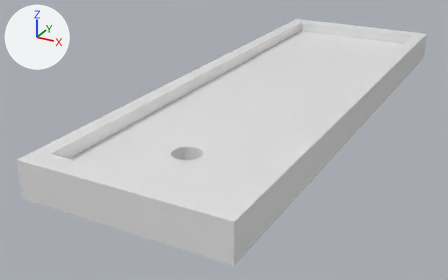
A saved change to the Blender file Mini-Golf/Assets/Blend Files/Golf Course 1.blend.
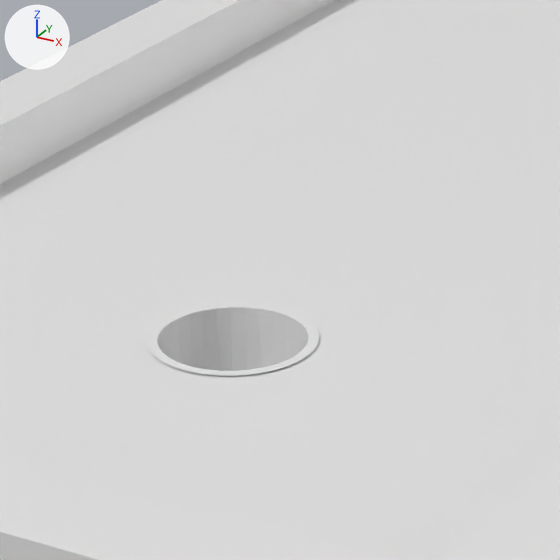
Each version appears first whole from a camera (50 mm lens) standing at (9.4, -14.6, 8.5) and looking at (-1.6, 5.3, -1.5), and next in a close-up on the part from 31% to 57% of the width and 29% to 72% of the height. Lighting does not change. The marker at upper left points along +X, +Y and +Z.

The first close-up shows 'Platform', 'True Hole', 'Wall'.
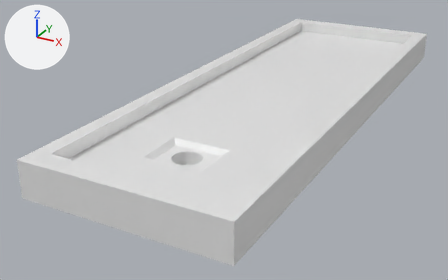
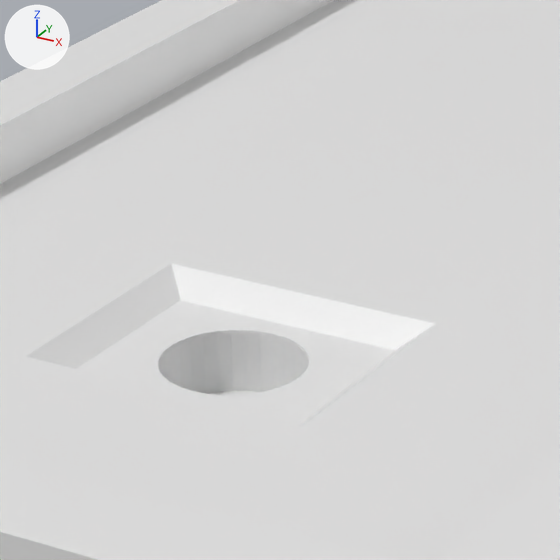
The change, as JSON lines over the scene's bpy script:
```json
{"block": "me_cube", "where": "me_cube.from_pydata(...)  # 32 vertices, 22 faces; spans x -1.0..1.0, y -1.0..4.86, z -1.0..1.0"}
{"block": "me_cube", "where": "# used by ob_platform; location = (0.0, 0.0, 0.0); scale = (3.5, 3.5, 0.4)"}
{"block": "me_cube", "where": "# verts and faces of me_cube; kept vertices keep their numbers, new ones are numbered from 32"}
{"block": "me_cube", "where": "# before: 28 (-0.84, -0.78, 1.0), 29 (-0.84, 4.64, 1.0), 30 (0.84, -0.78, 1.0), 31 (0.84, 4.64, 1.0)"}
{"block": "me_cube", "change": "me_cube part 1"}
{"op": "add", "block": "me_cube", "code": "delete_faces([(28, 30, 31, 29)])"}
{"op": "add", "block": "me_cube", "code": "verts[32] = (-0.3, 4.64, 1.0)"}
{"op": "add", "block": "me_cube", "code": "verts[33] = (-0.3, -0.78, 1.0)"}
{"op": "add", "block": "me_cube", "code": "verts[34] = (-0.3, 0.25, 1.0)"}
{"op": "add", "block": "me_cube", "code": "verts[35] = (-0.3, -0.24, 1.0)"}
{"op": "add", "block": "me_cube", "code": "for new, old in zip([*range(36, 40)], [30, 31, 34, 35]): verts[new] = verts[old] + (-0.54, 0.0, 0.0)"}
{"op": "add", "block": "me_cube", "code": "verts[40] = (0.84, 0.25, 1.0)"}
{"op": "add", "block": "me_cube", "code": "verts[41] = (0.84, -0.24, 1.0)"}
{"op": "add", "block": "me_cube", "code": "verts[42] = (-0.24, 0.19, 0.6)"}
{"op": "add", "block": "me_cube", "code": "verts[43] = (0.24, 0.19, 0.6)"}
{"op": "add", "block": "me_cube", "code": "verts[44] = (-0.24, -0.19, 0.6)"}
{"op": "add", "block": "me_cube", "code": "verts[45] = (0.24, -0.19, 0.6)"}
{"op": "add", "block": "me_cube", "code": "verts[46] = (0.3, 0.25, 1.0)"}
{"op": "add", "block": "me_cube", "code": "verts[47] = (0.3, -0.24, 1.0)"}
{"op": "add", "block": "me_cube", "code": "faces += [(28, 33, 35, 39), (30, 41, 47, 36), (29, 38, 34, 32), (34, 38, 39, 35), (40, 46, 47, 41), (32, 34, 46, 37)]"}
{"op": "add", "block": "me_cube", "code": "faces += [(42, 44, 45, 43), (33, 36, 47, 35), (31, 37, 46, 40), (34, 42, 43, 46), (34, 35, 44, 42), (35, 47, 45, 44)]"}
{"op": "add", "block": "me_cube", "code": "faces += [(43, 45, 47, 46)]"}
{"op": "set", "path": "ob_true_hole.location", "old": "(0.0, 0.0, -0.291)", "new": "(0.0, 0.0, -0.472)"}
```

Boxes [x1, y1, x2, y2] around the edits, measured in the close-ups (560 x 560 px):
```json
{"object": "True Hole", "change": "moved", "before": [146, 303, 320, 376], "after": [158, 332, 309, 394]}
{"part": 1, "of": "me_cube", "change": "built on", "before": [28, 262, 436, 398], "after": [28, 262, 436, 398]}
```
